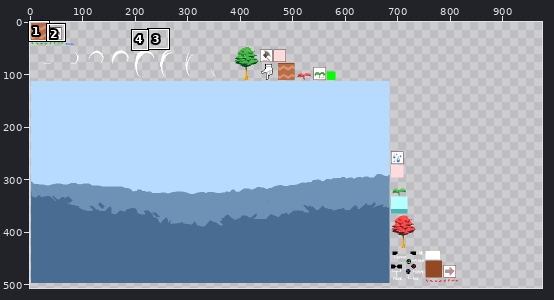
One commit to this sprite sheet: core/assets/img/images.png. Above: a wide view before the commit, with the close-up outlined.
Close-up. Before:
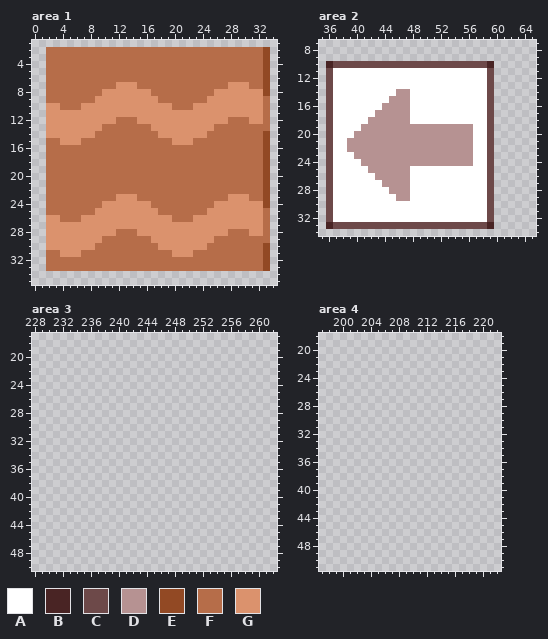
The file is 1024x512 pixels. Shown: area 1: x 0..34, y 1..35; area 2: x 35..65, y 7..34; area 3: x 228..262, y 17..50; area 4: x 197..222, y 18..51. The wide view leaves out empty margins. The commit also changed other parts of the picture, which this record leaves out.
Palette (. is transparent): A #ffffff  B #492424  C #6d4949  D #b69292  E #924924  F #b66d49  G #db926d
Pixels before, area 1, first column x 2:
 2 FFFFFFFFFFFFFFFFFFFFFFFFFFFFFFFE
 3 FFFFFFFFFFFFFFFFFFFFFFFFFFFFFFFE
 4 FFFFFFFFFFFFFFFFFFFFFFFFFFFFFFFE
 5 FFFFFFFFFFFFFFFFFFFFFFFFFFFFFFFE
 6 FFFFFFFFFFFFFFFFFFFFFFFFFFFFFFFE
 7 FFFFFFFFFFGGGFFFFFFFFFFFFFGGGFFE
 8 FFFFFFFFGGGGGGGFFFFFFFFFGGGGGGGE
 9 FFFFFFFGGGGGGGGGFFFFFFFGGGGGGGGF
10 GGFFFGGGGGGGGGGGGGFFFGGGGGGGGGGF
11 GGGGGGGGGGGGGGGGGGGGGGGGGGGGGGGF
12 GGGGGGGGGGFFFGGGGGGGGGGGGGFFFGGF
13 GGGGGGGGFFFFFFFGGGGGGGGGFFFFFFFF
14 GGGGGGGFFFFFFFFFGGGGGGGFFFFFFFFE
15 FFGGGFFFFFFFFFFFFFGGGFFFFFFFFFFE
16 FFFFFFFFFFFFFFFFFFFFFFFFFFFFFFFE
17 FFFFFFFFFFFFFFFFFFFFFFFFFFFFFFFE
18 FFFFFFFFFFFFFFFFFFFFFFFFFFFFFFFE
19 FFFFFFFFFFFFFFFFFFFFFFFFFFFFFFFE
20 FFFFFFFFFFFFFFFFFFFFFFFFFFFFFFFE
21 FFFFFFFFFFFFFFFFFFFFFFFFFFFFFFFE
22 FFFFFFFFFFFFFFFFFFFFFFFFFFFFFFFE
23 FFFFFFFFFFGGGFFFFFFFFFFFFFGGGFFE
24 FFFFFFFFGGGGGGGFFFFFFFFFGGGGGGGE
25 FFFFFFFGGGGGGGGGFFFFFFFGGGGGGGGF
26 GGFFFGGGGGGGGGGGGGFFFGGGGGGGGGGF
27 GGGGGGGGGGGGGGGGGGGGGGGGGGGGGGGF
28 GGGGGGGGGGFFFGGGGGGGGGGGGGFFFGGF
29 GGGGGGGGFFFFFFFGGGGGGGGGFFFFFFFF
30 GGGGGGGFFFFFFFFFGGGGGGGFFFFFFFFE
31 FFGGGFFFFFFFFFFFFFGGGFFFFFFFFFFE
32 FFFFFFFFFFFFFFFFFFFFFFFFFFFFFFFE
33 FFFFFFFFFFFFFFFFFFFFFFFFFFFFFFFE
Pixels before, area 2, first column x 36:
10 BCCCCCCCCCCCCCCCCCCCCCCB
11 CAAAAAAAAAAAAAAAAAAAAAAC
12 CAAAAAAAAAAAAAAAAAAAAAAC
13 CAAAAAAAAAAAAAAAAAAAAAAC
14 CAAAAAAAAADDAAAAAAAAAAAC
15 CAAAAAAAADDDAAAAAAAAAAAC
16 CAAAAAAADDDDAAAAAAAAAAAC
17 CAAAAAADDDDDAAAAAAAAAAAC
18 CAAAAADDDDDDAAAAAAAAAAAC
19 CAAAADDDDDDDDDDDDDDDDAAC
20 CAAADDDDDDDDDDDDDDDDDAAC
21 CAADDDDDDDDDDDDDDDDDDAAC
22 CAADDDDDDDDDDDDDDDDDDAAC
23 CAAADDDDDDDDDDDDDDDDDAAC
24 CAAAADDDDDDDDDDDDDDDDAAC
25 CAAAAADDDDDDAAAAAAAAAAAC
26 CAAAAAADDDDDAAAAAAAAAAAC
27 CAAAAAAADDDDAAAAAAAAAAAC
28 CAAAAAAAADDDAAAAAAAAAAAC
29 CAAAAAAAAADDAAAAAAAAAAAC
30 CAAAAAAAAAAAAAAAAAAAAAAC
31 CAAAAAAAAAAAAAAAAAAAAAAC
32 CAAAAAAAAAAAAAAAAAAAAAAC
33 BCCCCCCCCCCCCCCCCCCCCCCB
After:
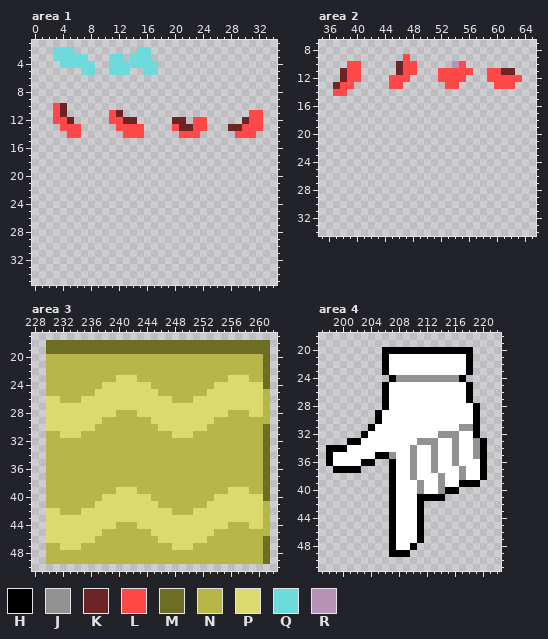
Colours new in this view: H #000000  J #929292  K #6d2424  L #ff4949  M #6d6d24  N #b6b649  P #dbdb6d  Q #6ddbdb  R #b692b6
What changed:
Area 1:
y 2: x 2..33 FFFFFFFFFFFFFFFFFFFFFFFFFFFFFFFE -> .QQQ.........QQ.................
y 3: x 2..33 FFFFFFFFFFFFFFFFFFFFFFFFFFFFFFFE -> .QQQQQ...QQ.QQQ.................
y 4: x 2..33 FFFFFFFFFFFFFFFFFFFFFFFFFFFFFFFE -> ..QQQQQ..QQQQQQQ................
y 5: x 2..33 FFFFFFFFFFFFFFFFFFFFFFFFFFFFFFFE -> .....QQ..QQQ..QQ................
y 6: x 2..33 FFFFFFFFFFFFFFFFFFFFFFFFFFFFFFFE -> ................................
y 7: x 2..33 FFFFFFFFFFGGGFFFFFFFFFFFFFGGGFFE -> ................................
y 8: x 2..33 FFFFFFFFGGGGGGGFFFFFFFFFGGGGGGGE -> ................................
y 9: x 2..33 FFFFFFFGGGGGGGGGFFFFFFFGGGGGGGGF -> ................................
y 10: x 2..33 GGFFFGGGGGGGGGGGGGFFFGGGGGGGGGGF -> .LK.............................
y 11: x 2..33 GGGGGGGGGGGGGGGGGGGGGGGGGGGGGGGF -> .LK......LK..................LL.
y 12: x 2..33 GGGGGGGGGGFFFGGGGGGGGGGGGGFFFGGF -> .LLK.....LLKK.....KK.LL.....KLL.
y 13: x 2..33 GGGGGGGGFFFFFFFGGGGGGGGGFFFFFFFF -> ..LLL.....LLLL....LKKLL...KKLLL.
y 14: x 2..33 GGGGGGGFFFFFFFFFGGGGGGGFFFFFFFFE -> ...LL......LLL.....LLL.....LLL..
y 15: x 2..33 FFGGGFFFFFFFFFFFFFGGGFFFFFFFFFFE -> ................................
y 16..22: x 2..33 FFFFFFFFFFFFFFFFFFFFFFFFFFFFFFFE -> ................................
y 23: x 2..33 FFFFFFFFFFGGGFFFFFFFFFFFFFGGGFFE -> ................................
y 24: x 2..33 FFFFFFFFGGGGGGGFFFFFFFFFGGGGGGGE -> ................................
y 25: x 2..33 FFFFFFFGGGGGGGGGFFFFFFFGGGGGGGGF -> ................................
y 26: x 2..33 GGFFFGGGGGGGGGGGGGFFFGGGGGGGGGGF -> ................................
y 27: x 2..33 GGGGGGGGGGGGGGGGGGGGGGGGGGGGGGGF -> ................................
y 28: x 2..33 GGGGGGGGGGFFFGGGGGGGGGGGGGFFFGGF -> ................................
y 29: x 2..33 GGGGGGGGFFFFFFFGGGGGGGGGFFFFFFFF -> ................................
y 30: x 2..33 GGGGGGGFFFFFFFFFGGGGGGGFFFFFFFFE -> ................................
y 31: x 2..33 FFGGGFFFFFFFFFFFFFGGGFFFFFFFFFFE -> ................................
y 32..33: x 2..33 FFFFFFFFFFFFFFFFFFFFFFFFFFFFFFFE -> ................................
Area 2:
y 9: x 47 . -> L
y 10: x 36..59 BCCCCCCCCCCCCCCCCCCCCCCB -> ...LL.....KLL.....RL....
y 11: x 36..62 CAAAAAAAAAAAAAAAAAAAAAAC... -> ..KLL.....KLL...LLLLL..LLKK
y 12: x 36..63 CAAAAAAAAAAAAAAAAAAAAAAC.... -> ..KLL....LLL....LLLL...LLLLL
y 13: x 36..62 CAAAAAAAAAAAAAAAAAAAAAAC... -> .KLL.....LL......LL.....LLL
y 14: x 36..59 CAAAAAAAAADDAAAAAAAAAAAC -> .LL.....................
y 15: x 36..59 CAAAAAAAADDDAAAAAAAAAAAC -> ........................
y 16: x 36..59 CAAAAAAADDDDAAAAAAAAAAAC -> ........................
y 17: x 36..59 CAAAAAADDDDDAAAAAAAAAAAC -> ........................
y 18: x 36..59 CAAAAADDDDDDAAAAAAAAAAAC -> ........................
y 19: x 36..59 CAAAADDDDDDDDDDDDDDDDAAC -> ........................
y 20: x 36..59 CAAADDDDDDDDDDDDDDDDDAAC -> ........................
y 21..22: x 36..59 CAADDDDDDDDDDDDDDDDDDAAC -> ........................
y 23: x 36..59 CAAADDDDDDDDDDDDDDDDDAAC -> ........................
y 24: x 36..59 CAAAADDDDDDDDDDDDDDDDAAC -> ........................
y 25: x 36..59 CAAAAADDDDDDAAAAAAAAAAAC -> ........................
y 26: x 36..59 CAAAAAADDDDDAAAAAAAAAAAC -> ........................
y 27: x 36..59 CAAAAAAADDDDAAAAAAAAAAAC -> ........................
y 28: x 36..59 CAAAAAAAADDDAAAAAAAAAAAC -> ........................
y 29: x 36..59 CAAAAAAAAADDAAAAAAAAAAAC -> ........................
y 30..32: x 36..59 CAAAAAAAAAAAAAAAAAAAAAAC -> ........................
y 33: x 36..59 BCCCCCCCCCCCCCCCCCCCCCCB -> ........................
Area 3:
y 18..19: x 230..261 ................................ -> MMMMMMMMMMMMMMMMMMMMMMMMMMMMMMMM
y 20..22: x 230..261 ................................ -> NNNNNNNNNNNNNNNNNNNNNNNNNNNNNNNM
y 23: x 230..261 ................................ -> NNNNNNNNNNPPPNNNNNNNNNNNNNPPPNNM
y 24: x 230..261 ................................ -> NNNNNNNNPPPPPPPNNNNNNNNNPPPPPPPM
y 25: x 230..261 ................................ -> NNNNNNNPPPPPPPPPNNNNNNNPPPPPPPPN
y 26: x 230..261 ................................ -> PPNNNPPPPPPPPPPPPPNNNPPPPPPPPPPN
y 27: x 230..261 ................................ -> PPPPPPPPPPPPPPPPPPPPPPPPPPPPPPPN
y 28: x 230..261 ................................ -> PPPPPPPPPPNNNPPPPPPPPPPPPPNNNPPN
y 29: x 230..261 ................................ -> PPPPPPPPNNNNNNNPPPPPPPPPNNNNNNNN
y 30: x 230..261 ................................ -> PPPPPPPNNNNNNNNNPPPPPPPNNNNNNNNM
y 31: x 230..261 ................................ -> NNPPPNNNNNNNNNNNNNPPPNNNNNNNNNNM
y 32..38: x 230..261 ................................ -> NNNNNNNNNNNNNNNNNNNNNNNNNNNNNNNM
y 39: x 230..261 ................................ -> NNNNNNNNNNPPPNNNNNNNNNNNNNPPPNNM
y 40: x 230..261 ................................ -> NNNNNNNNPPPPPPPNNNNNNNNNPPPPPPPM
y 41: x 230..261 ................................ -> NNNNNNNPPPPPPPPPNNNNNNNPPPPPPPPN
y 42: x 230..261 ................................ -> PPNNNPPPPPPPPPPPPPNNNPPPPPPPPPPN
y 43: x 230..261 ................................ -> PPPPPPPPPPPPPPPPPPPPPPPPPPPPPPPN
y 44: x 230..261 ................................ -> PPPPPPPPPPNNNPPPPPPPPPPPPPNNNPPN
y 45: x 230..261 ................................ -> PPPPPPPPNNNNNNNPPPPPPPPPNNNNNNNN
y 46: x 230..261 ................................ -> PPPPPPPNNNNNNNNNPPPPPPPNNNNNNNNM
y 47: x 230..261 ................................ -> NNPPPNNNNNNNNNNNNNPPPNNNNNNNNNNM
y 48..49: x 230..261 ................................ -> NNNNNNNNNNNNNNNNNNNNNNNNNNNNNNNM
Area 4:
y 20: x 206..218 ............. -> HHHHHHHHHHHHH
y 21..23: x 206..218 ............. -> HAAAAAAAAAAAH
y 24: x 207..217 ........... -> HJJJJJJJJJH
y 25..27: x 206..218 ............. -> HAAAAAAAAAAAH
y 28: x 206..219 .............. -> HAAAAAAAAAAAAH
y 29..30: x 205..219 ............... -> HAAAAAAAAAAAAAH
y 31: x 204..219 ................ -> HAAAAAAAAAAAAJJH
y 32: x 203..219 ................. -> HAAAAAAAAAAJJJAAH
y 33: x 201..220 .................... -> HHAAAAAAAAJJJAAJAAJH
y 34: x 198..220 ....................... -> HHHAAAAAAAAAJAAJAAJAAJH
y 35: x 198..220 ....................... -> HAAAAAAHHJAAJAAJAAJAAJH
y 36: x 198..204 ....... -> HAAAAHH; x 207..220 .............. -> HAAJAAJAAJAAAH
y 37: x 199..202 .... -> HHHH; x 207..220 .............. -> HAAJAAJAAAJAAH
y 38: x 207..220 .............. -> HAAJAAAJAAJAAH
y 39: x 207..219 ............. -> HAAAJAAJAAHHH
y 40: x 207..216 .......... -> HAAAJAAJHH
y 41: x 207..214 ........ -> HAAAHHHH
y 42..47: x 207..211 ..... -> HAAAH
y 48: x 207..210 .... -> HAAH
y 49: x 207..209 ... -> HHH
Boxes around the changes in both close-ups, in picture pixels (x1, y1, x2, y2):
changed: (46, 47, 270, 271)
changed: (326, 54, 522, 229)
added: (46, 340, 270, 564)
added: (326, 347, 487, 557)
